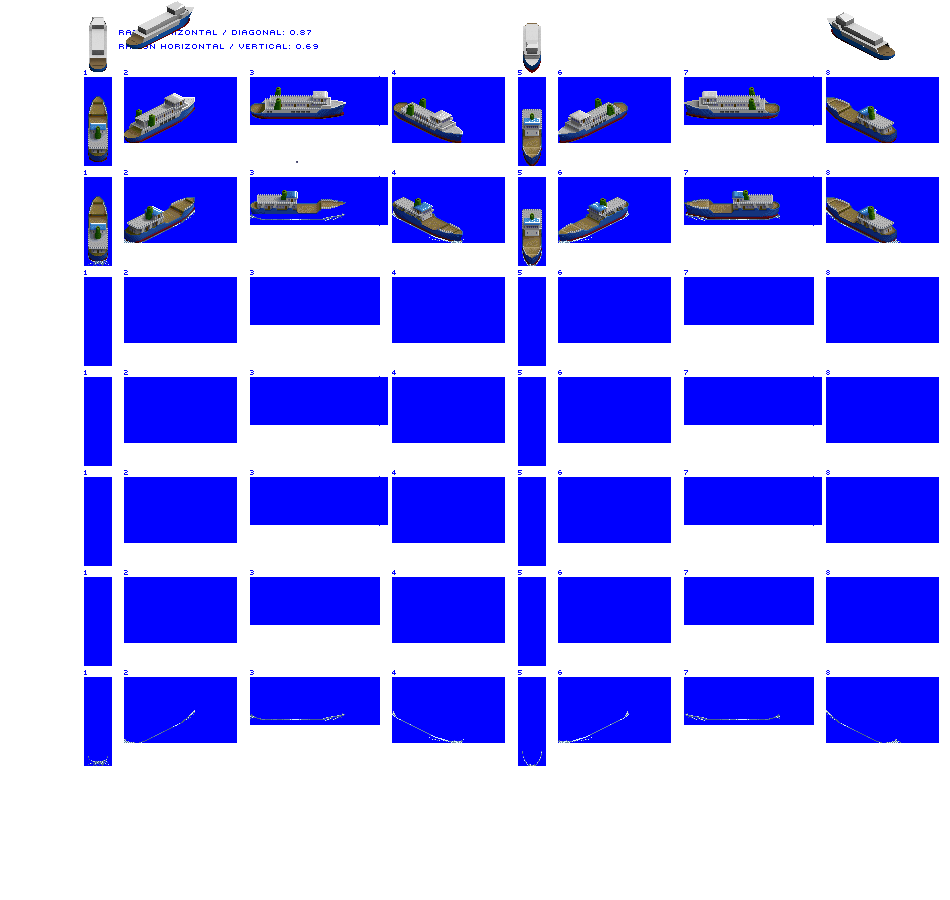
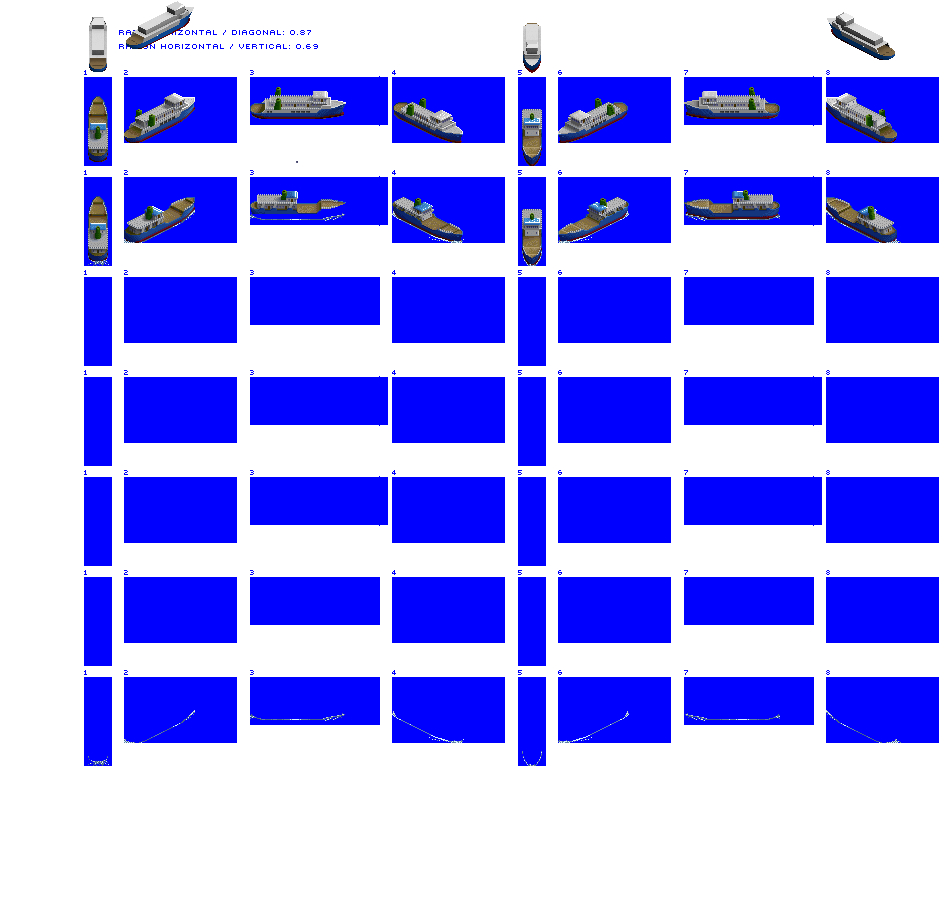
Two versions of the same layered image (w=950, h=900). Layer-by-layer changes:
painted on "Vehicle Ferry unloaded" over [826, 93, 897, 140]
